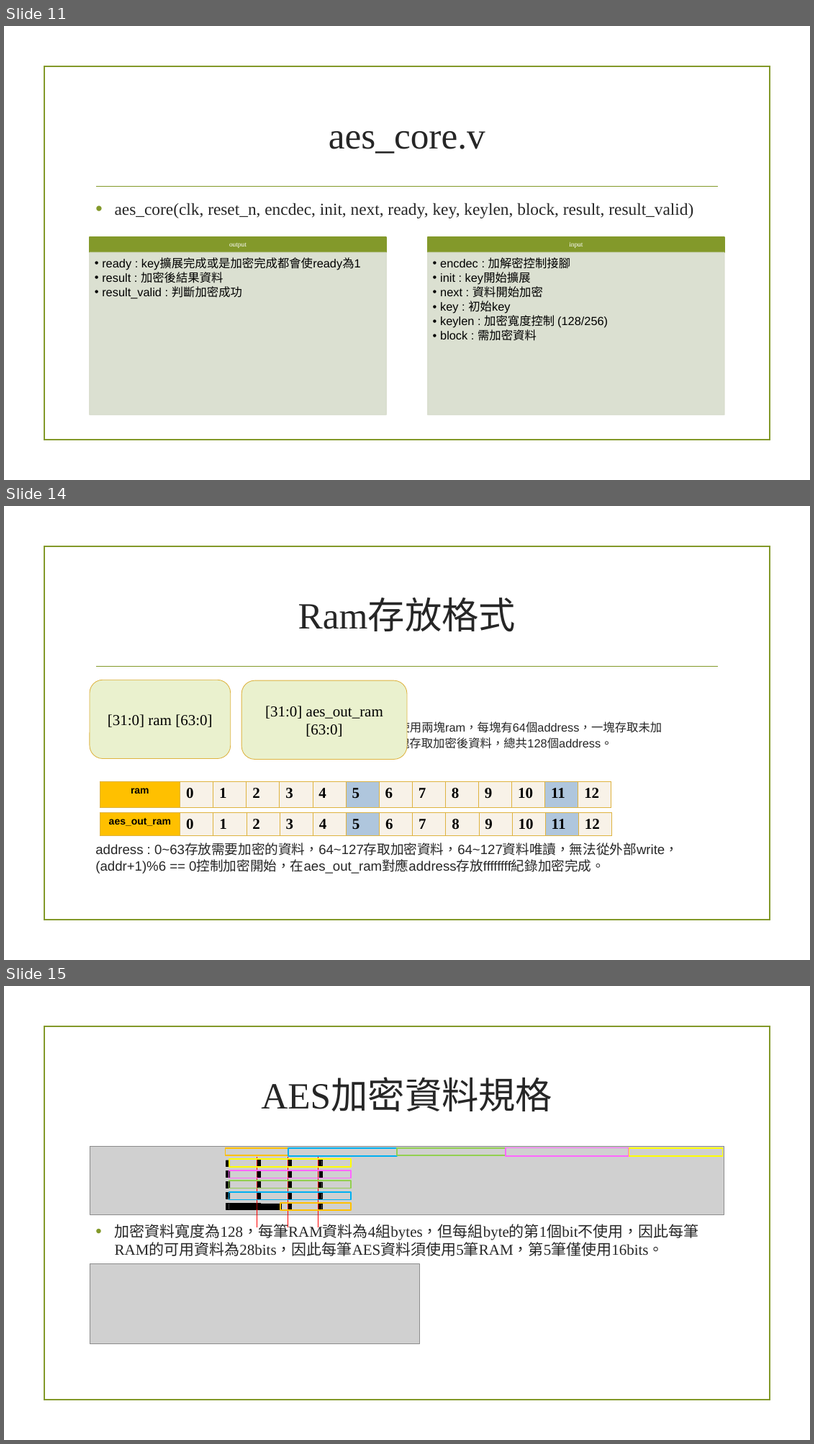
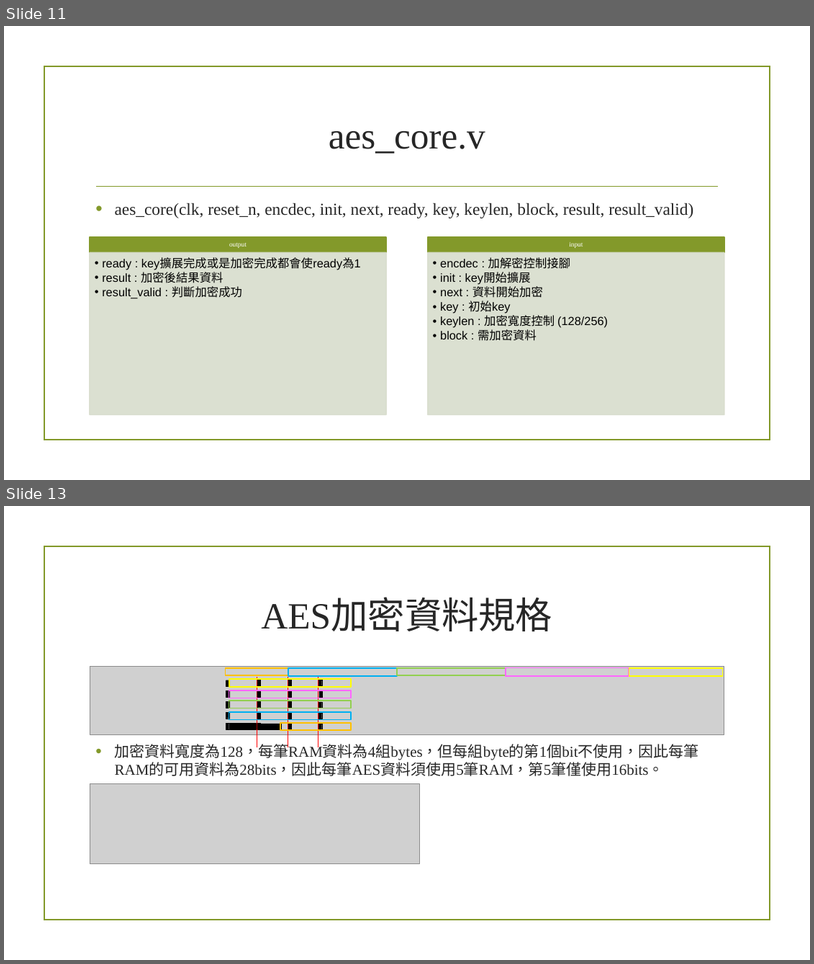
Before and after one commit to Justina0331/rs232_AES, a slide deck: rs232.pptx. Shown one above the other, each under a label of ours: slides 11, 14 and 15 before the commit, slides 11 and 13 after it; the slides between them are not shown. The pictures are 814x1444 and 814x964 pixels, drawn with LibreOffice and Linux fonts; fonts in the diff are those of the drawing; grey boxes stand for pictures; background and template pictures are left out. Boxes give left, top, right and bottom in pixels: in the first picture for what was removed or moved away, otherwise in the second. Text is boxed around its words. In the diff, an @@ line names an element or a change of style, - is before the commit and + after.

```diff
--- a/rs232.pptx
+++ b/rs232.pptx
@@ slide 14 removed at (x1=4, y1=506, x2=810, y2=960), background picture (left out); not listed: 2 template elements that a slide beside it also shows @@
@@ title removed at (x1=298, y1=600, x2=516, y2=632) @@
-Ram存放格式
@@ rounded rectangle removed at (x1=90, y1=680, x2=231, y2=758) @@
-[31:0] ram [63:0]
@@ rounded rectangle removed at (x1=242, y1=680, x2=407, y2=759) @@
-[31:0] aes_out_ram [63:0]
@@ text removed at (x1=95, y1=719, x2=679, y2=873) @@
-使用兩塊ram，每塊有64個address，一塊存取未加 密資料，一塊存取加密後資料，總共128個address。
-address : 0~63存放需要加密的資料，64~127存取加密資料，64~127資料唯讀，無法從外部write，(addr+1)%6 == 0控制加密開始，在aes_out_ram對應address存放ffffffff紀錄加密完成。
@@ table removed at (x1=100, y1=782, x2=612, y2=807), 1 rows, 14 columns @@
-ram | 0 | 1 | 2 | 3 | 4 | 5 | 6 | 7 | 8 | 9 | 10 | 11 | 12
@@ table removed at (x1=100, y1=813, x2=612, y2=837), 1 rows, 14 columns @@
-aes_out_ram | 0 | 1 | 2 | 3 | 4 | 5 | 6 | 7 | 8 | 9 | 10 | 11 | 12
@@ what was slide 15 is now slide 13 @@
```
Also in this commit, not shown: 2 slides changed, 1 slide added, 2 other slides removed, 2 other files.
